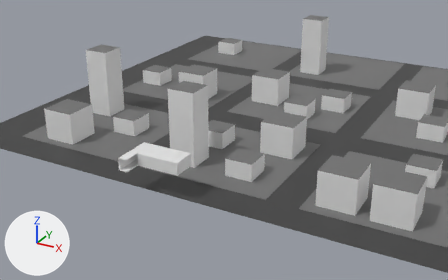
The Blender file models/apartment.blend as it was, and as the next commit left it.
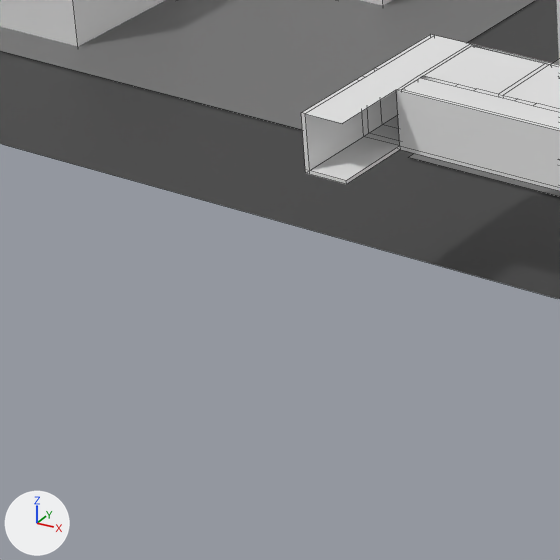
Each version appears first from a camera (50 mm lens) standing at (147.1, -211.4, 124.2) and looking at (26.8, 7.2, 14.9), and next in a close-up on the part from 13% to 38% of the width and 48% to 89% of the height. The axes (+X, +Y, +Z) are drawn at lower left. The lights are the same throughout. The close-ups show mesh edges as thin lines. The same objects are shown in both versions, whatever each file hides.

Before the edit, the objects in view are built like this:
```python
me_plane = bpy.data.meshes.new('Plane')
me_plane.from_pydata(...)  # 224 vertices, 190 faces, 1 loose edge; spans x -15.0..10.9, y -14.7..5.1, z -1.0..5.7
# faces by material slot: [88, 85, 4, 13]
me_plane.materials.append(mat_wallpaper)  # its picture is missing
me_plane.materials.append(mat_protectors)  # white #e7e7e7
me_plane.materials.append(mat_floor)  # its picture is missing
me_plane.materials.append(mat_flesh)  # its picture is missing
me_plane_001 = bpy.data.meshes.new('Plane.001')
me_plane_001.from_pydata([(-1.0, -1.0, 0.0), (1.0, -1.0, 0.0), (-1.0, 1.0, 0.0), (1.0, 1.0, 0.0)], [], [(0, 1, 3, 2)])
me_plane_001.materials.append(mat_street)  # black #404040
me_plane_012 = bpy.data.meshes.new('Plane.012')
me_plane_012.from_pydata(...)  # 36 vertices, 9 faces; spans x -1.0..5.78, y -6.01..1.0, z 0.0
me_plane_012.materials.append(mat_cityblock)  # grey #727272
ob_apartment = bpy.data.objects.new('Apartment', me_plane)
ob_apartment.location = (0.0, 0.0, 0.0)
ob_cityblocks = bpy.data.objects.new('CityBlocks', me_plane_012)
ob_cityblocks.location = (-70.97, 222.72, -13.33)
ob_cityblocks.scale = (34.9, 34.9, 34.9)
ob_street = bpy.data.objects.new('Street', me_plane_001)
ob_street.location = (0.0, 127.94, -13.48)
ob_street.scale = (132.0, 132.0, 132.0)
# also in view: 'Cube.005' at (-81.8, 27.7, -5.0); 'Roof' at (0.3, -0.7, 5.7)
```
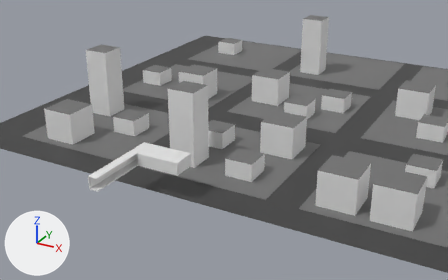
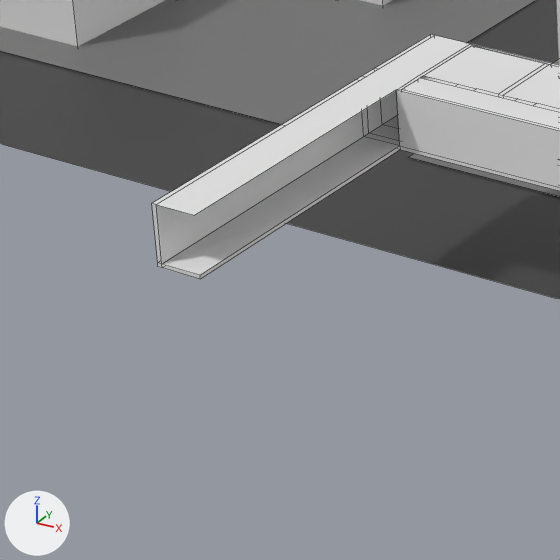
Where the change shows, as pixel boxes [x1, y1, x2, y2] in the close-ups (560 x 560 px; the box of a moved part takes in the faces that stretch with it):
'Apartment', reshaped
    before: [301, 34, 560, 191]
    after: [152, 34, 560, 279]
part 1 of me_plane, moved or reshaped
    before: [301, 110, 370, 184]
    after: [152, 110, 370, 279]

The edits, one by one:
me_plane is used by ob_apartment; location (0.0, 0.0, 0.0).
me_plane had 224 vertices, 190 faces, 1 loose edge and spanned x -15.0..10.9, y -14.7..5.1, z -1.0..5.7.
me_plane now has 224 vertices, 190 faces, 1 loose edge and spans x -15.0..10.9, y -35.1..5.1, z -1.0..5.7.
Part 1, on me_plane:
9 vertices are removed from x -15.0..-10.4, y -14.7, z -0.4..5.7.
23 faces are deleted.
9 new vertices lie (0.0, -28.5, 0.0) away from vertices in x -15.0..-10.4, y -6.6, z -0.4..5.7.
13 new faces join them, mat_wallpaper (its picture is missing).
7 new faces join them, mat_protectors (white #e7e7e7).
3 new faces join them, mat_flesh (its picture is missing).
